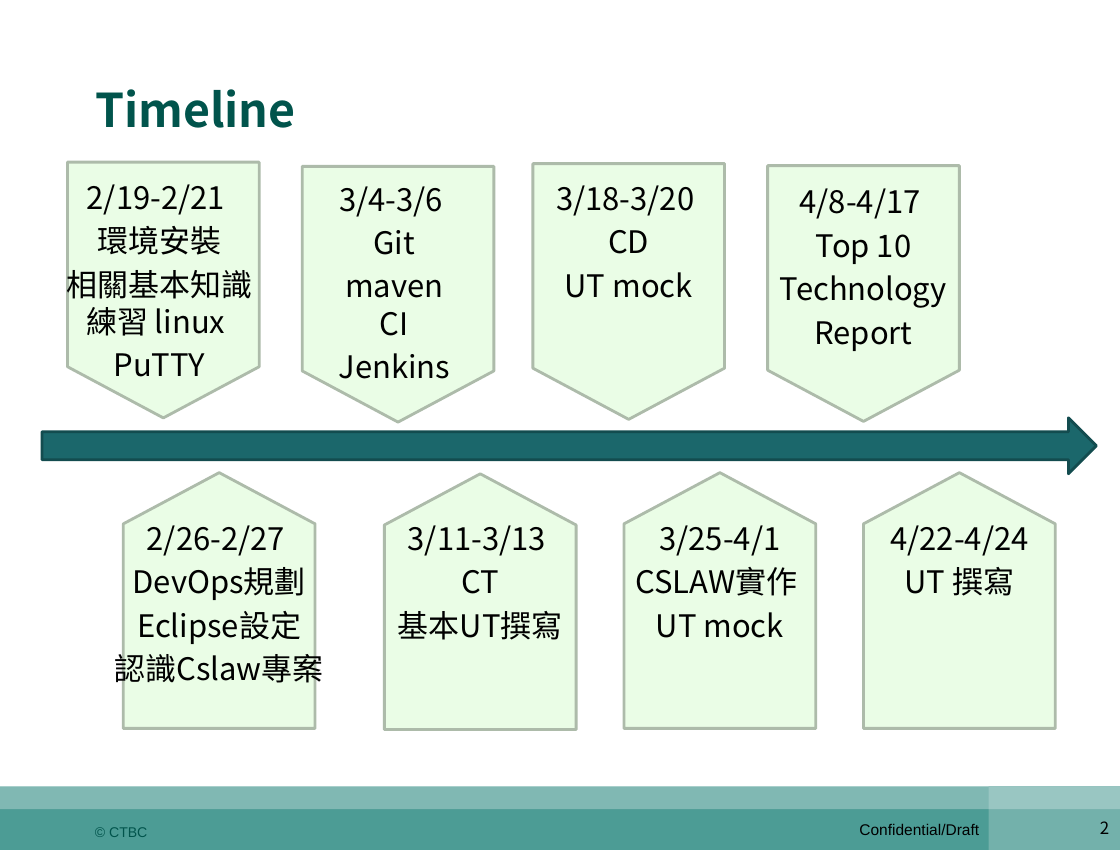
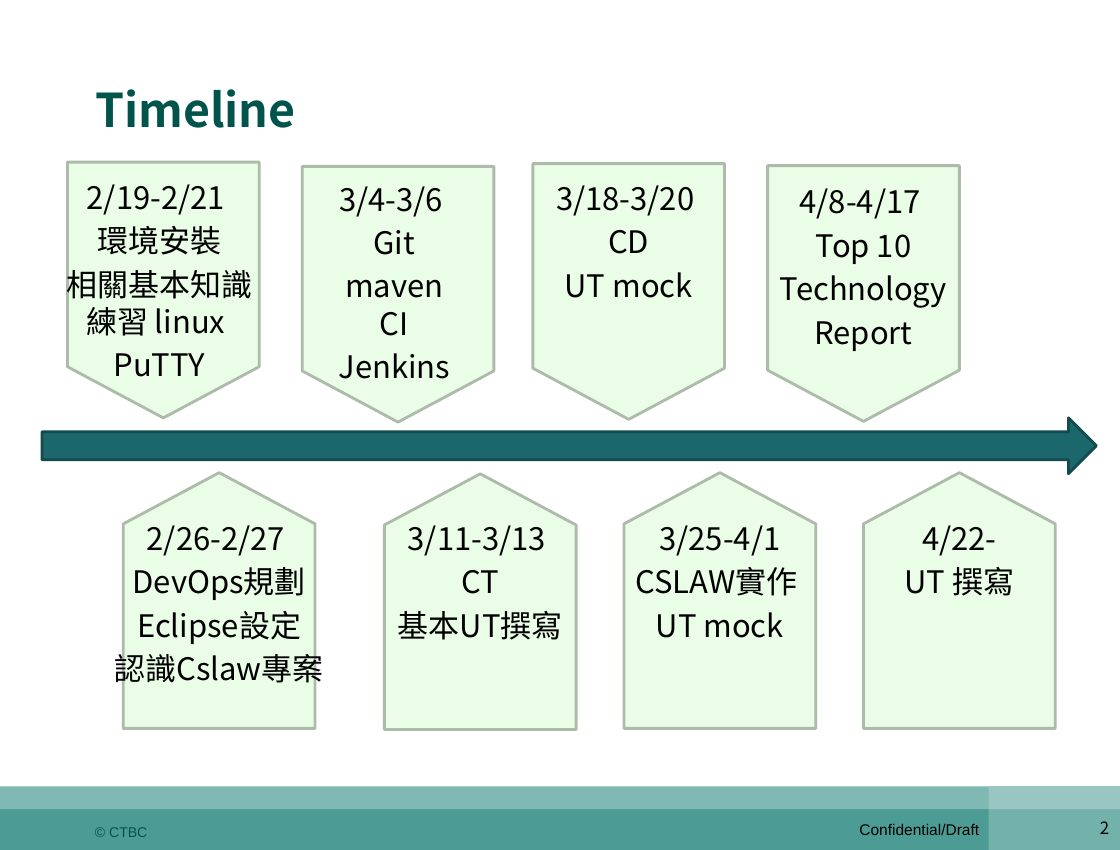
Before and after one commit to shaven105/duh, a slide deck: slide 2 of DevOps期末報告陸冠綸z00045984.pptx. Drawn at 1120x850 pixels with LibreOffice and Linux fonts; fonts in the diff are those of the drawing. Boxes give left, top, right and bottom in pixels: in the first picture for what was removed or moved away, otherwise in the second. Text is boxed around its words. In the diff, an @@ line names an element or a change of style, - is before the commit and + after.

```diff
--- a/DevOps期末報告陸冠綸z00045984.pptx
+++ b/DevOps期末報告陸冠綸z00045984.pptx
@@ text at [922,525,996,556]: text changed @@
-4/22-4/24
+4/22-
```
Also in this commit, not shown: 8 other slides changed, 9 slides added, 5 slides removed, 3 other files.
